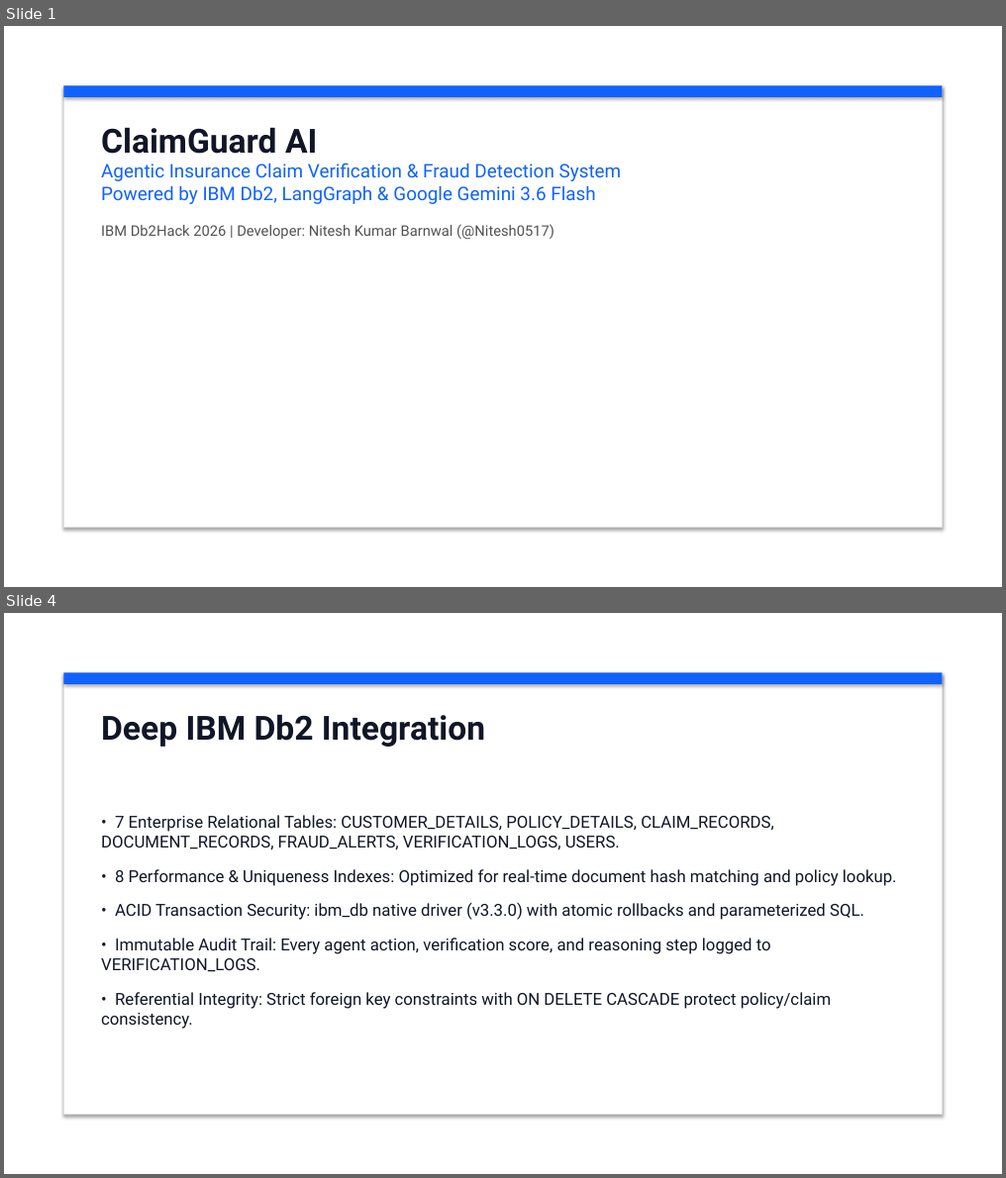
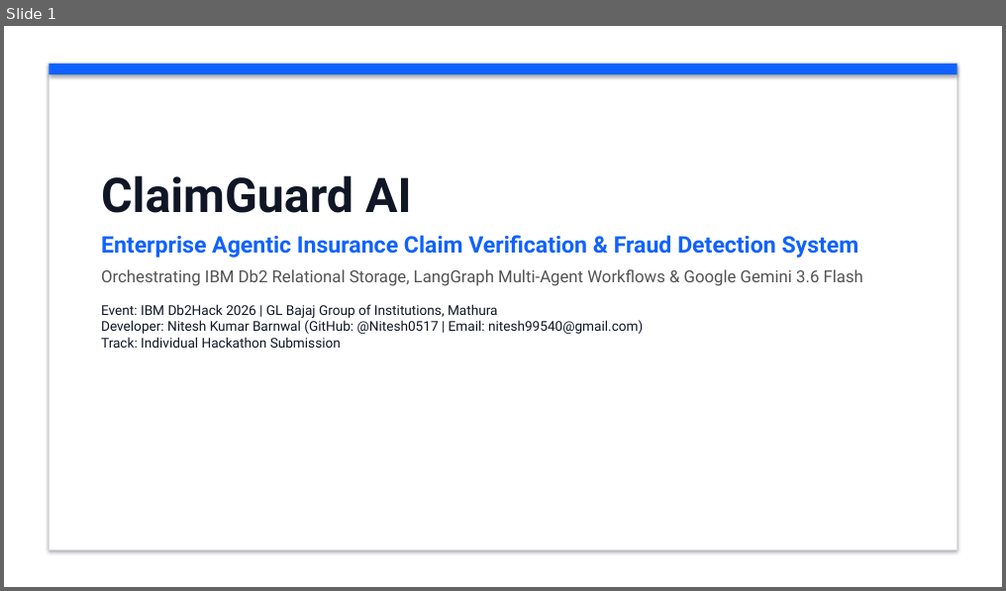
Before and after one commit to KunalGolaIBM/IBM_Db2_TechX_Project_Submission, a slide deck: submissions/claimguard-ai/docs/ClaimGuard_AI_Pitch_Deck.pptx. Shown one above the other, each under a label of ours: slides 1 and 4 before the commit, slide 1 after it; the slides between them are not shown. The pictures are 1006x1178 and 1006x591 pixels, drawn with LibreOffice and Linux fonts; fonts in the diff are those of the drawing. Boxes give left, top, right and bottom in pixels: in the first picture for what was removed or moved away, otherwise in the second. Text is boxed around its words. In the diff, an @@ line names an element or a change of style, - is before the commit and + after.

Commit message:
docs(claimguard-ai): update pitch deck with embedded screenshots and architecture PDF

```diff
--- a/submissions/claimguard-ai/docs/ClaimGuard_AI_Pitch_Deck.pptx
+++ b/submissions/claimguard-ai/docs/ClaimGuard_AI_Pitch_Deck.pptx
@@ slide 4 removed at bbox=[4, 613, 1002, 1174], background #FFFFFF @@
@@ rectangle removed at bbox=[63, 672, 943, 1115] @@
@@ rectangle removed at bbox=[63, 672, 943, 684] @@
@@ text removed at bbox=[101, 714, 485, 747] @@
-Deep IBM Db2 Integration
@@ text removed at bbox=[101, 815, 897, 1029] @@
-• 7 Enterprise Relational Tables: CUSTOMER_DETAILS, POLICY_DETAILS, CLAIM_RECORDS, DOCUMENT_RECORDS, FRAUD_ALERTS, VERIFICATION_LOGS, USERS.
-• 8 Performance & Uniqueness Indexes: Optimized for real-time document hash matching and policy lookup.
-• ACID Transaction Security: ibm_db native driver (v3.3.0) with atomic rollbacks and parameterized SQL.
-• Immutable Audit Trail: Every agent action, verification score, and reasoning step logged to VERIFICATION_LOGS.
-• Referential Integrity: Strict foreign key constraints with ON DELETE CASCADE protect policy/claim consistency.
@@ slide 1 changed as well @@
@@ rectangle: place and size @@
-rectangle at bbox=[63, 85, 943, 97]
+rectangle at bbox=[49, 64, 957, 75]
@@ rectangle: place and size @@
-rectangle at bbox=[63, 85, 943, 528]
+rectangle at bbox=[49, 64, 957, 550]
@@ rectangle at bbox=[49, 64, 957, 550]: outline #E0E0E0 1 pt to #DCE0E6 0.75 pt @@
@@ text "ClaimGuard AI": place and size @@
-text "ClaimGuard AI" at bbox=[101, 127, 622, 239]
+text "ClaimGuard AI" at bbox=[101, 175, 863, 348]
@@ text at bbox=[101, 175, 412, 213]: size 32 to 46 pt in "ClaimGuard AI" @@
@@ text at bbox=[101, 235, 863, 348]: text changed; size 18 to 13 pt; text colour #0F62FE to #101626 @@
-Agentic Insurance Claim Verification & Fraud Detection System
-Powered by IBM Db2, LangGraph & Google Gemini 3.6 Flash
-IBM Db2Hack 2026 | Developer: Nitesh Kumar Barnwal (@Nitesh0517)
+Enterprise Agentic Insurance Claim Verification & Fraud Detection System
+Orchestrating IBM Db2 Relational Storage, LangGraph Multi-Agent Workflows & Google Gemini 3.6 Flash
+Event: IBM Db2Hack 2026 | GL Bajaj Group of Institutions, Mathura
+Developer: Nitesh Kumar Barnwal (GitHub: @Nitesh0517 | Email: nitesh99540@gmail.com)
+Track: Individual Hackathon Submission
```
Also in this commit, not shown: 2 other slides changed, 7 slides added, 4 other slides removed, 1 other file.
